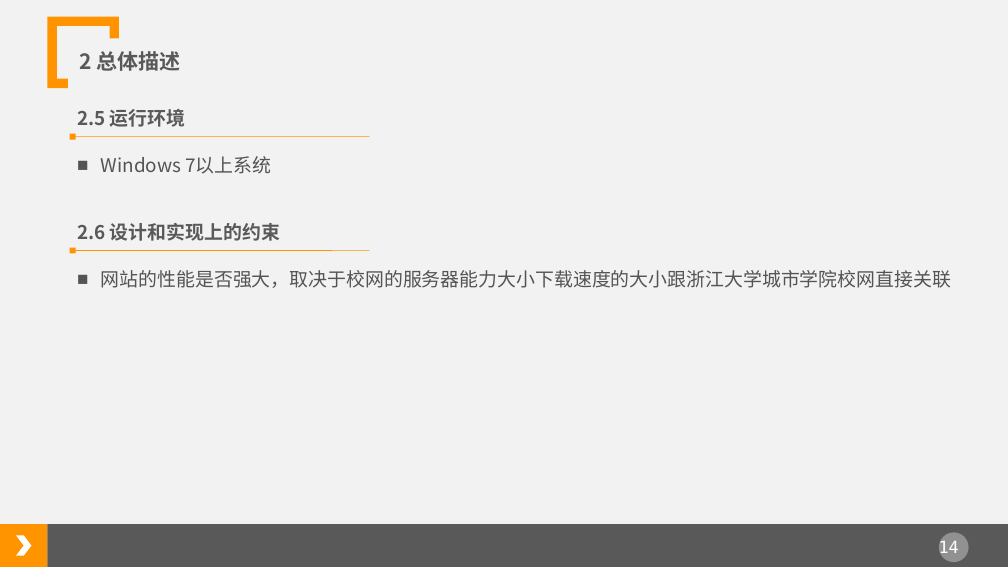
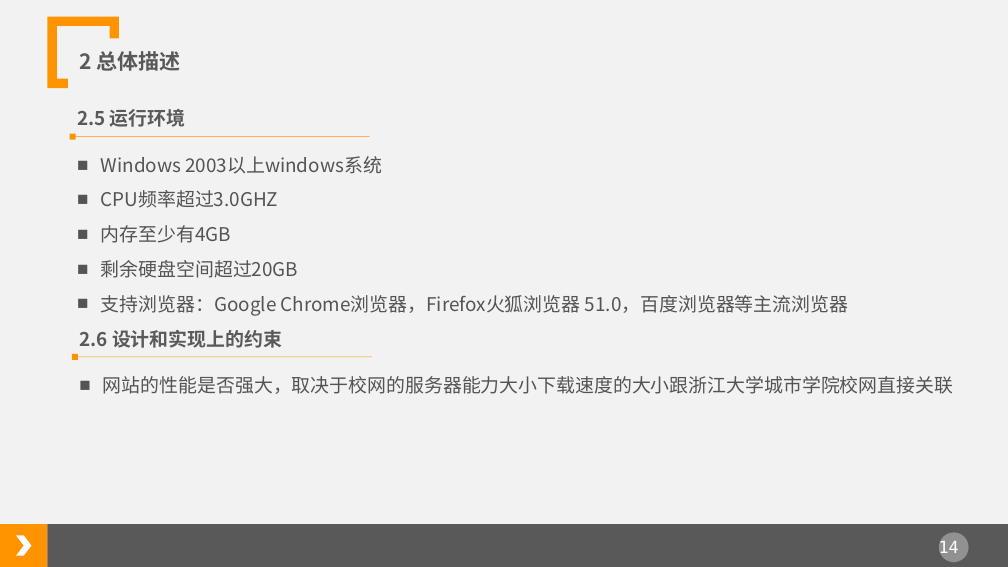
Before and after one commit to tzy502/G16, a slide deck: slide 14 of 需求规格说明书/软件需求规格说明书.ppt. Drawn at 1008x567 pixels with LibreOffice and Linux fonts; fonts in the diff are those of the drawing. Boxes give left, top, right and bottom in pixels: in the first picture for what was removed or moved away, otherwise in the second. Text is boxed around its words. In the diff, an @@ line names an element or a change of style, - is before the commit and + after.

```diff
--- a/需求规格说明书/软件需求规格说明书.ppt
+++ b/需求规格说明书/软件需求规格说明书.ppt
@@ text removed at [101, 156, 271, 174] @@
-■ Windows 7以上系统
@@ text added at [101, 156, 848, 316], 18 pt, text #545454 @@
+■ Windows 2003以上windows系统
+■ CPU频率超过3.0GHZ
+■ 内存至少有4GB
+■ 剩余硬盘空间超过20GB
+■ 支持浏览器：Google Chrome浏览器，Firefox火狐浏览器 51.0，百度浏览器等主流浏览器
@@ 2 texts, 1 line, 1 rectangle: place and size @@
-2 texts, 1 line, 1 rectangle at [70, 223, 951, 288]
+2 texts, 1 line, 1 rectangle at [72, 330, 953, 394]
```
Also in this commit, not shown: 14 other slides changed, 2 slides added, 1 slide removed, 11 other files.
